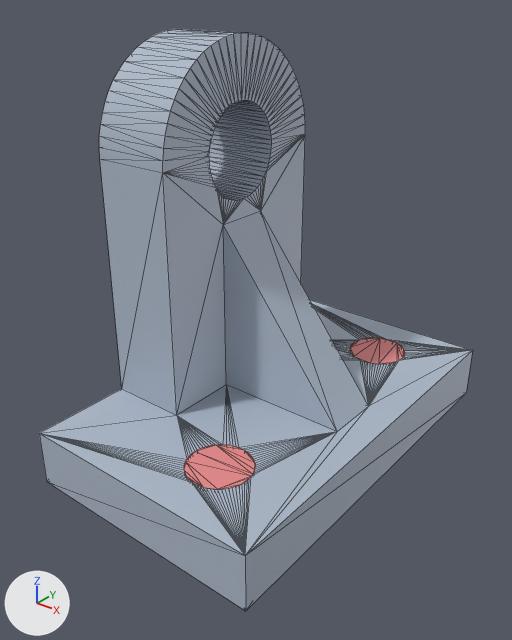
Two versions of the glTF model docs/Additional CAD exercise/steps/ax_roller_assembly/step_08.glb, one commit apart.
One viewpoint serves both versions: a 50 mm camera at (119.7, -89.7, 97.9) aimed at (52.7, -5.9, 45.9). The lights are fixed; the arrows at lower left show +X, +Y and +Z. The first picture is the older version. Mesh edges are drawn as thin lines. Vertices at exactly the same position are counted once.

The older version as bpy lines, for what is in view:
```python
me_part__bracket__right = bpy.data.meshes.new('part__bracket (right)')
me_part__bracket__right.from_pydata(...)  # 462 vertices, 932 faces; spans x 31.0..75.0, y -36.0..36.0, z 20.0..90.0
me_part__bracket__right.materials.append(mat_defaultmaterial)
me_removed__bracket__right = bpy.data.meshes.new('removed__bracket (right)')
me_removed__bracket__right.from_pydata(...)  # a 63-sided cylinder along z spanning x 54.5..65.5, y -29.5..-18.5, z 20.0..30.0; a 63-sided cylinder along z spanning x 54.5..65.5, y 18.5..29.5, z 20.0..30.0
me_removed__bracket__right.materials.append(mat_defaultmaterial_001)
ob_part__bracket__right = bpy.data.objects.new('part__bracket (right)', me_part__bracket__right)
ob_part__bracket__right.location = (0.0, 0.0, 0.0)
ob_removed__bracket__right = bpy.data.objects.new('removed__bracket (right)', me_removed__bracket__right)
ob_removed__bracket__right.location = (0.0, 0.0, 0.0)
```
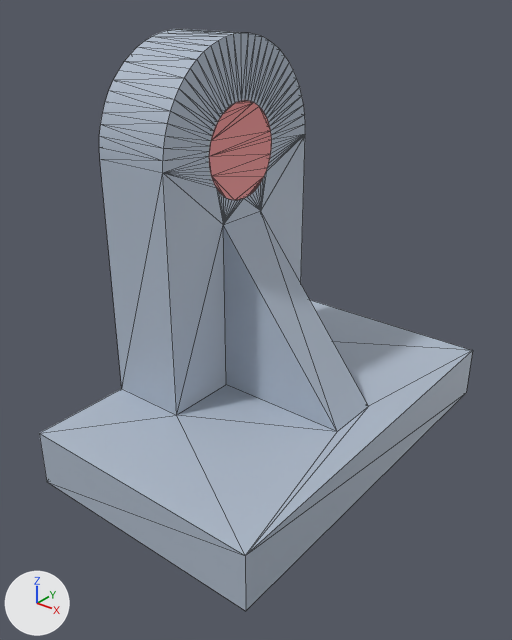
The change, as a list of edits to the scene's bpy script:
```text
Change me_part__bracket__right:
    used by ob_part__bracket__right; location = (0.0, 0.0, 0.0)
    remove me_part__bracket__right.from_pydata(...)  # 462 vertices, 932 faces; spans x 31.0..75.0, y -36.0..36.0, z 20.0..90.0
    add me_part__bracket__right.from_pydata(...)  # 210 vertices, 420 faces; spans x 31.0..75.0, y -36.0..36.0, z 20.0..90.0
    me_part__bracket__right part 1
    252 vertices are removed from x 54.5..65.5, y -29.5..29.5, z 20.0..30.0
    520 faces are deleted
    8 new faces join them
Change me_removed__bracket__right:
    used by ob_removed__bracket__right; location = (0.0, 0.0, 0.0)
    remove me_removed__bracket__right.from_pydata(...)  # 252 vertices, 496 faces; spans x 54.5..65.5, y -29.5..29.5, z 20.0..30.0
    add me_removed__bracket__right.from_pydata(...)  # 126 vertices, 248 faces; spans x 31.0..45.0, y -8.0..8.0, z 64.0..80.0
    me_removed__bracket__right part 2: a new loose piece, a 63-sided cylinder along x spanning x 31.0..45.0, y -8.0..8.0, z 64.0..80.0, in mat_defaultmaterial_001
    me_removed__bracket__right part 3: the loose piece of 126 vertices spanning x 54.5..65.5, y -29.5..-18.5, z 20.0..30.0 is deleted
    me_removed__bracket__right part 4: the loose piece of 126 vertices spanning x 54.5..65.5, y 18.5..29.5, z 20.0..30.0 is deleted
```

What differs and where, as boxes [x1, y1, x2, y2] in the pictures (512 x 640 px):
'removed__bracket (right)', reshaped
    before: [184, 338, 405, 489]
    after: [209, 100, 272, 200]
part 1 of me_part__bracket__right, reshaped
    both: [40, 300, 473, 555]
part 2 of me_removed__bracket__right, added (brown)
    after: [209, 100, 272, 200]
part 3 of me_removed__bracket__right, deleted (pink)
    before: [184, 445, 255, 489]
part 4 of me_removed__bracket__right, deleted (brown)
    before: [350, 338, 405, 364]
